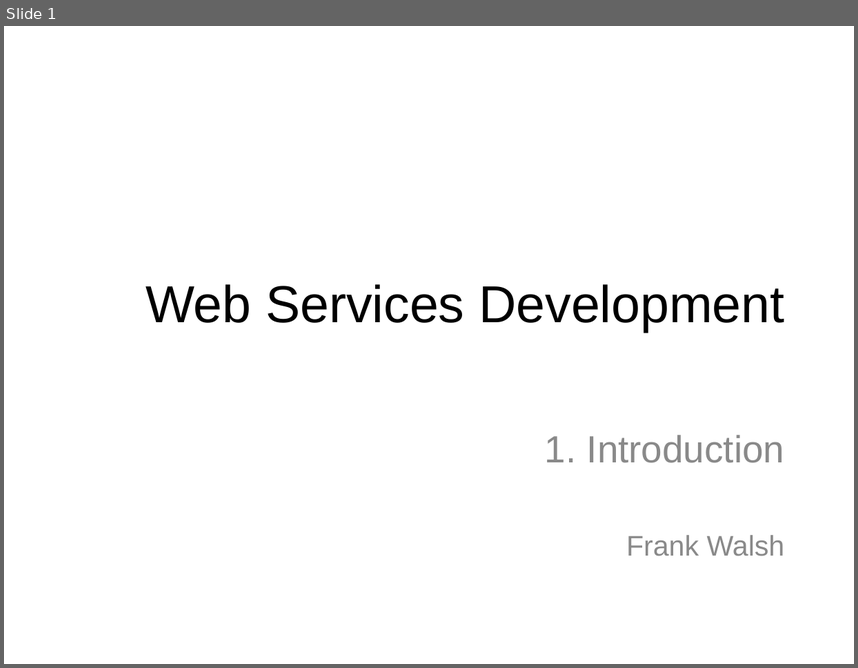
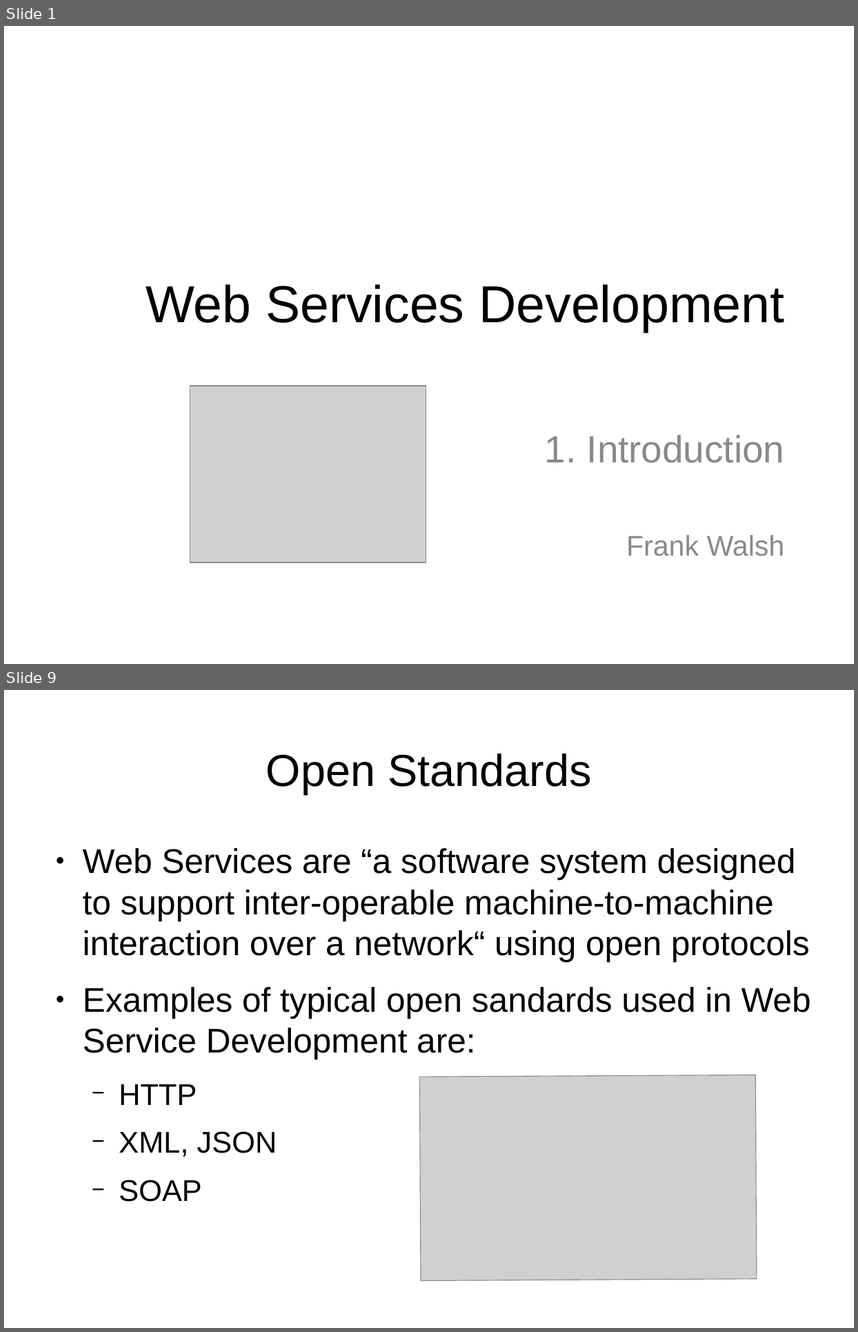
Before and after one commit to fxwalsh/webservicesdev-2016, a slide deck: topic01/talk-1/web-services-intro.odp. Shown one above the other, each under a label of ours: slide 1 before the commit, slides 1 and 9 after it; the slides between them are not shown. The pictures are 858x668 and 858x1332 pixels, drawn with LibreOffice and Linux fonts; fonts in the diff are those of the drawing; grey boxes stand for pictures. Boxes give left, top, right and bottom in pixels: in the first picture for what was removed or moved away, otherwise in the second. Text is boxed around its words. In the diff, an @@ line names an element or a change of style, - is before the commit and + after.

```diff
--- a/topic01/talk-1/web-services-intro.odp
+++ b/topic01/talk-1/web-services-intro.odp
@@ slide 9 added at [4,690,854,1328], background #FFFFFF @@
@@ title added at [266,753,591,794], 42.1 pt, text #000000 @@
+Open Standards
@@ text added at [83,848,811,1201], 32.2 pt, text #000000 @@
+● Web Services are “a software system designed to support inter-operable machine-to-machine interaction over a network“ using open protocols
+● Examples of typical open sandards used in Web Service Development are:
+  − HTTP
+  − XML, JSON
+  − SOAP
@@ picture added at [419,1075,757,1280] @@
@@ slide 1 changed as well @@
@@ picture added at [190,385,426,562] @@
```
Also in this commit, not shown: 1 other slide changed, 10 other slides added, 2 other files.
